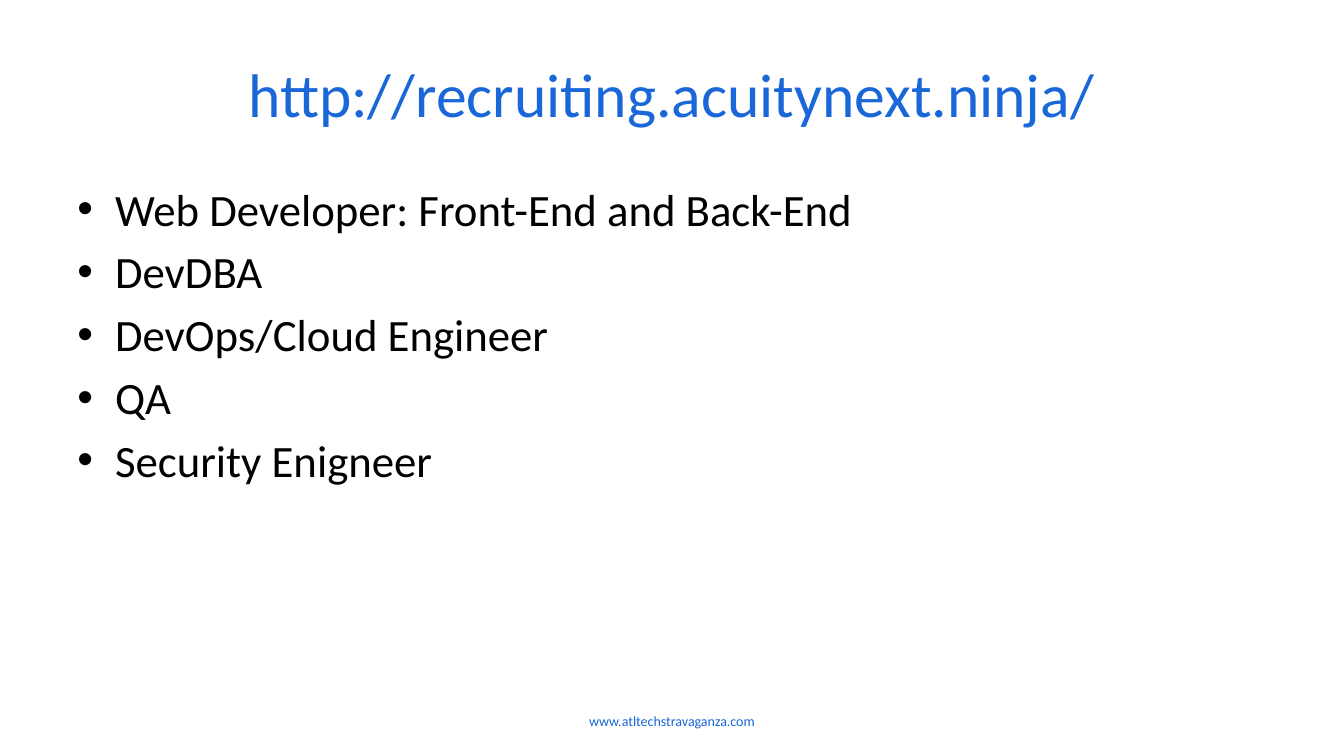
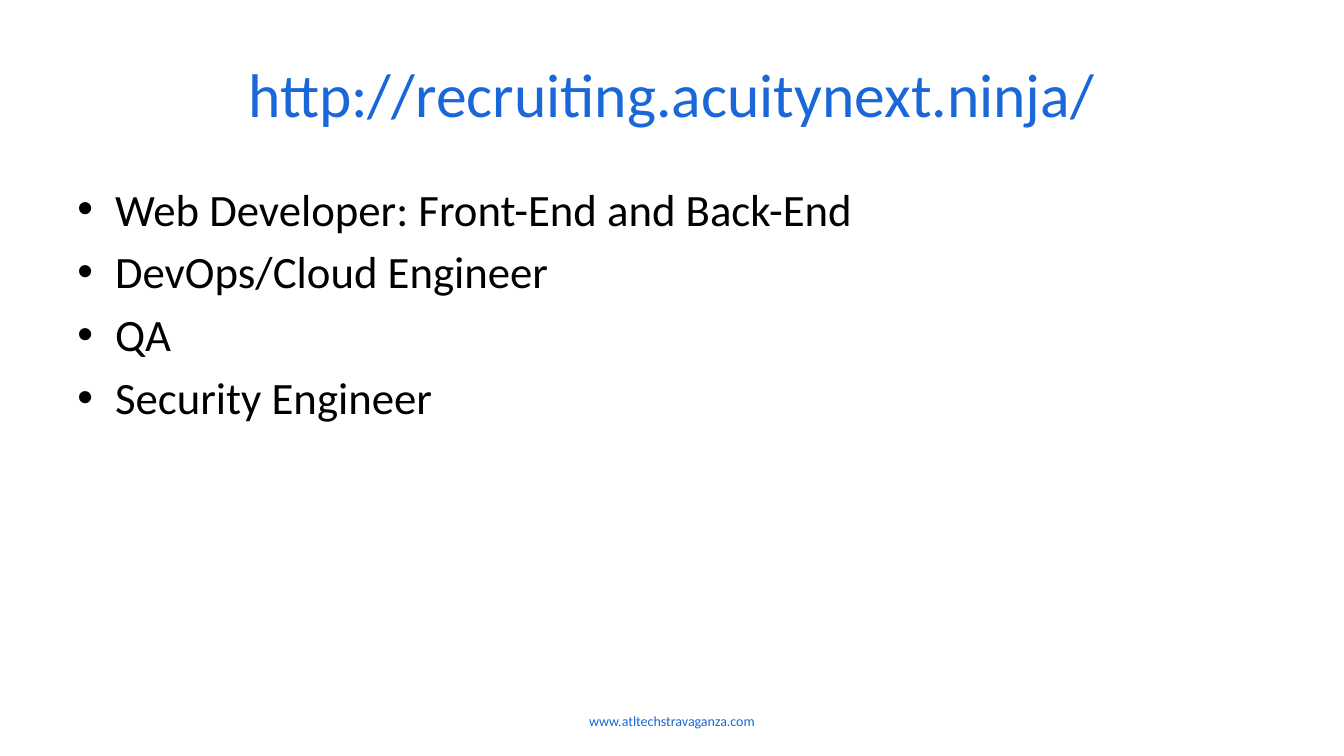
Before and after one commit to Falconwmua/ITProCampJax, a slide deck: slide 10 of ARMTemplate/ARMTemplatesATS.pptx (slide 9 before the commit). Drawn at 1344x756 pixels with LibreOffice and Linux fonts; fonts in the diff are those of the drawing; background and template pictures are left out. Boxes give left, top, right and bottom in pixels: in the first picture for what was removed or moved away, otherwise in the second. Text is boxed around its words. In the diff, an @@ line names an element or a change of style, - is before the commit and + after.

Commit message:
Added slide

```diff
--- a/ARMTemplate/ARMTemplatesATS.pptx
+++ b/ARMTemplate/ARMTemplatesATS.pptx
@@ text at (x1=115, y1=259, x2=262, y2=289): paragraph removed @@
-• DevDBA
@@ text at (x1=115, y1=383, x2=432, y2=422): text changed @@
-• Security Enigneer
+• Security Engineer
```
Also in this commit, not shown: 1 slide added, 1 other file.
